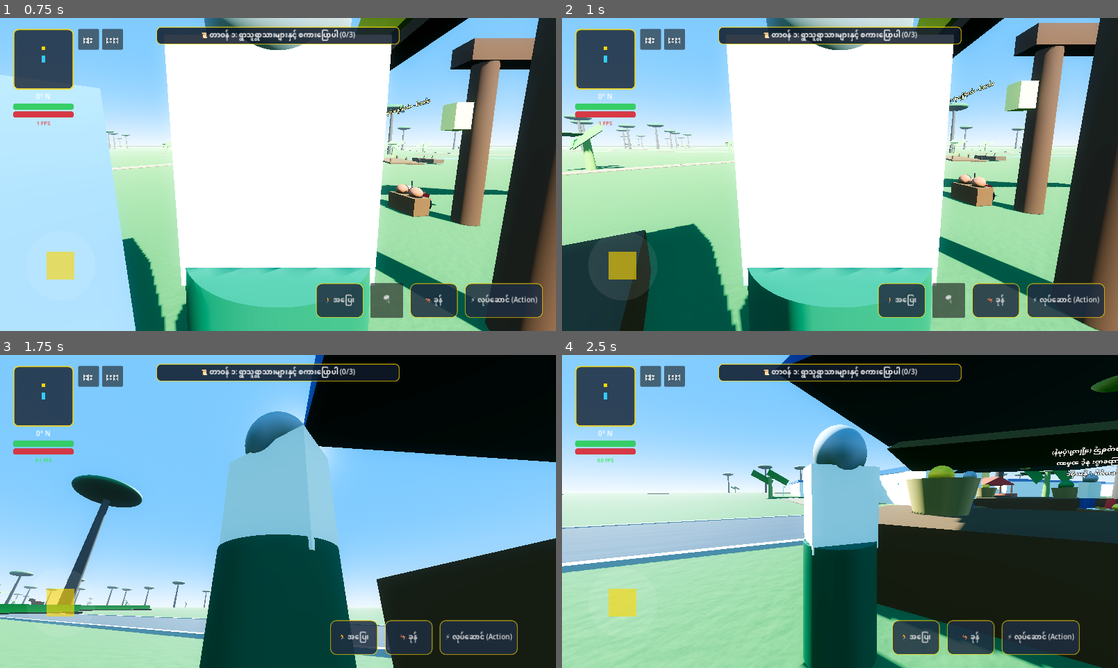
Above: before the commit, frames 1-4 (two rows, left to right).
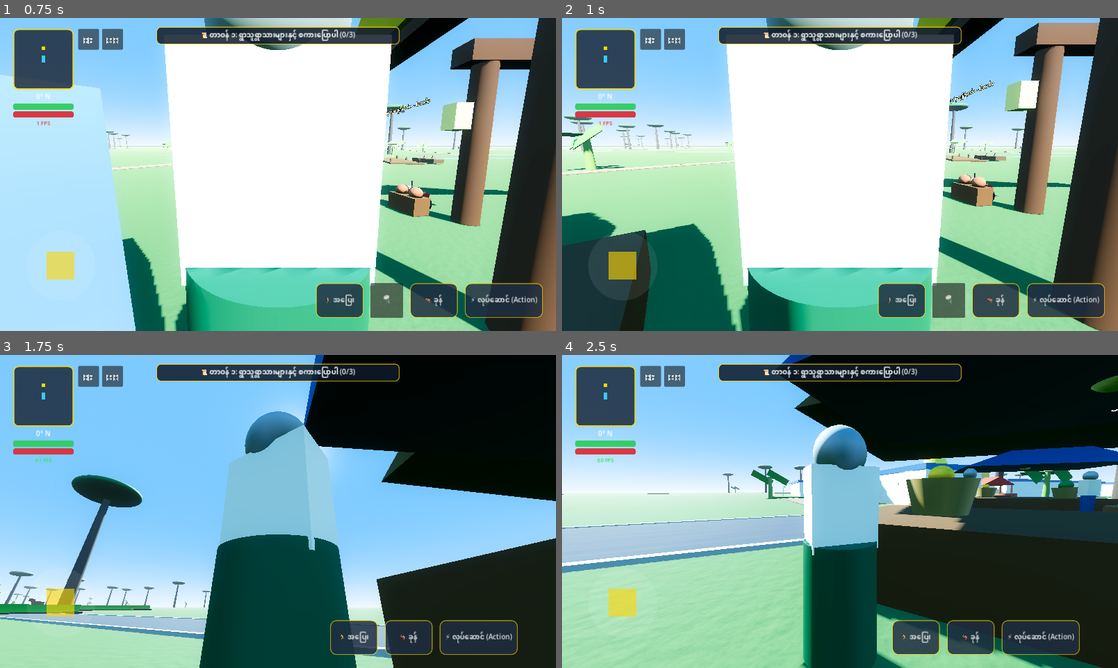
Above: after the commit, the same moments.

Repository: sudohlaingwin/gta-open-world
Game: Godot game, scene res://scenes/main_menu.tscn
Two runs of this game, one before a commit and one after it. Both use one fixed random seed, a clock stepped at 60 frames per second and the inputs below.
Inputs (mouse positions are in pixels of both pictures, inside the frame that each line leads up to):
- Up to frame 1 (0.75 s): click "🎮 အသစ်စတင်မည် (New Game)" at 0.5 s
- Up to frame 2 (1 s): no input
- Up to frame 3 (1.75 s): drag from (66, 611) to (333, 442) at 1.27 s
- Up to frame 4 (2.5 s): drag from (728, 527) to (812, 574) at 2.02 s

Frame 1 is identical in both runs. In frame 2, 0.8% of the frame differs, in the area x 0-10%, y 62-73%; in frame 3, 3.4%; in frame 4, 4.1%, in the area x 41-100%, y 12-52%.

Commit message:
feat(slice-155): grand teashop pavilion (14.8m) scaling overhaul

Diff:
--- a/scenes/myanmar_teashop.tscn
+++ b/scenes/myanmar_teashop.tscn
@@ -3,66 +3,68 @@
 [ext_resource type="Script" path="res://scripts/village_lantern_controller.gd" id="1_lantern"]
 
 [sub_resource type="BoxShape3D" id="BoxShape3D_floor"]
-size = Vector3(10.2, 0.4, 8.0)
+size = Vector3(14.8, 0.5, 11.5)
 
 [sub_resource type="CylinderShape3D" id="CylinderShape3D_post_fl"]
-top_radius = 0.22
-bottom_radius = 0.22
-height = 4.4
+top_radius = 0.32
+bottom_radius = 0.32
+height = 6.2
 
 [sub_resource type="CylinderShape3D" id="CylinderShape3D_post_fr"]
-top_radius = 0.22
-bottom_radius = 0.22
-height = 4.4
+top_radius = 0.32
+bottom_radius = 0.32
+height = 6.2
 
 [sub_resource type="CylinderShape3D" id="CylinderShape3D_post_bl"]
-top_radius = 0.22
-bottom_radius = 0.22
-height = 4.4
+top_radius = 0.32
+bottom_radius = 0.32
+height = 6.2
 
 [sub_resource type="CylinderShape3D" id="CylinderShape3D_post_br"]
-top_radius = 0.22
-bottom_radius = 0.22
-height = 4.4
+top_radius = 0.32
+bottom_radius = 0.32
+height = 6.2
 
 [sub_resource type="BoxMesh" id="BoxMesh_floor"]
-size = Vector3(10.2, 0.4, 8.0)
+size = Vector3(14.8, 0.5, 11.5)
 
 [sub_resource type="StandardMaterial3D" id="StandardMaterial3D_floor_wood"]
 albedo_color = Color(0.38, 0.24, 0.14, 1)
+roughness = 0.85
 
 [sub_resource type="PrismMesh" id="PrismMesh_roof"]
 left_to_right = 0.5
-size = Vector3(11.0, 2.6, 9.0)
+size = Vector3(16.0, 3.8, 12.8)
 
 [sub_resource type="StandardMaterial3D" id="StandardMaterial3D_roof_thatch"]
 albedo_color = Color(0.45, 0.38, 0.24, 1)
 
 [sub_resource type="CylinderMesh" id="CylinderMesh_table"]
-top_radius = 1.0
-bottom_radius = 1.0
-height = 0.75
+top_radius = 1.35
+bottom_radius = 1.35
+height = 0.85
 
 [sub_resource type="StandardMaterial3D" id="StandardMaterial3D_table"]
 albedo_color = Color(0.52, 0.32, 0.16, 1)
+roughness = 0.8
 
 [sub_resource type="CylinderMesh" id="CylinderMesh_flask"]
-top_radius = 0.12
-bottom_radius = 0.18
-height = 0.55
+top_radius = 0.16
+bottom_radius = 0.24
+height = 0.72
 
 [sub_resource type="StandardMaterial3D" id="StandardMaterial3D_tin_flask"]
 albedo_color = Color(0.85, 0.20, 0.18, 1)
 
 [sub_resource type="SphereMesh" id="SphereMesh_pot"]
-radius = 0.18
-height = 0.3
+radius = 0.25
+height = 0.42
 
 [sub_resource type="StandardMaterial3D" id="StandardMaterial3D_teapot"]
 albedo_color = Color(0.9, 0.75, 0.2, 1)
 
 [sub_resource type="BoxMesh" id="BoxMesh_stool"]
-size = Vector3(0.5, 0.45, 0.5)
+size = Vector3(0.65, 0.52, 0.65)
 
 [sub_resource type="StandardMaterial3D" id="StandardMaterial3D_stool_blue"]
 albedo_color = Color(0.15, 0.45, 0.85, 1)
@@ -71,140 +73,140 @@
 albedo_color = Color(0.82, 0.18, 0.14, 1)
 
 [sub_resource type="CylinderMesh" id="CylinderMesh_plate"]
-top_radius = 0.35
-bottom_radius = 0.32
-height = 0.06
+top_radius = 0.48
+bottom_radius = 0.45
+height = 0.08
 
 [sub_resource type="StandardMaterial3D" id="StandardMaterial3D_plate"]
 albedo_color = Color(0.92, 0.92, 0.90, 1)
 
 [sub_resource type="BoxMesh" id="BoxMesh_eclair"]
-size = Vector3(0.12, 0.08, 0.38)
+size = Vector3(0.16, 0.1, 0.52)
 
 [sub_resource type="StandardMaterial3D" id="StandardMaterial3D_snack"]
 albedo_color = Color(0.78, 0.52, 0.22, 1)
 
 [sub_resource type="SphereMesh" id="SphereMesh_lamp"]
-radius = 0.28
-height = 0.36
+radius = 0.38
+height = 0.5
 
 [sub_resource type="StandardMaterial3D" id="StandardMaterial3D_lamp"]
 albedo_color = Color(1.0, 0.92, 0.65, 1)
 emission_enabled = true
 emission = Color(1.0, 0.88, 0.50, 1)
-emission_energy_multiplier = 2.5
+emission_energy_multiplier = 2.8
 
 [node name="MyanmarTeaShop" type="StaticBody3D"]
 script = ExtResource("1_lantern")
 
 [node name="FloorCollision" type="CollisionShape3D" parent="."]
-transform = Transform3D(1, 0, 0, 0, 1, 0, 0, 0, 1, 0, 0.2, 0)
+transform = Transform3D(1, 0, 0, 0, 1, 0, 0, 0, 1, 0, 0.25, 0)
 shape = SubResource("BoxShape3D_floor")
 
 [node name="PostFL" type="CollisionShape3D" parent="."]
-transform = Transform3D(1, 0, 0, 0, 1, 0, 0, 0, 1, -4.6, 2.2, 3.6)
+transform = Transform3D(1, 0, 0, 0, 1, 0, 0, 0, 1, -6.8, 3.1, 5.2)
 shape = SubResource("CylinderShape3D_post_fl")
 
 [node name="PostFR" type="CollisionShape3D" parent="."]
-transform = Transform3D(1, 0, 0, 0, 1, 0, 0, 0, 1, 4.6, 2.2, 3.6)
+transform = Transform3D(1, 0, 0, 0, 1, 0, 0, 0, 1, 6.8, 3.1, 5.2)
 shape = SubResource("CylinderShape3D_post_fr")
 
 [node name="PostBL" type="CollisionShape3D" parent="."]
-transform = Transform3D(1, 0, 0, 0, 1, 0, 0, 0, 1, -4.6, 2.2, -3.6)
+transform = Transform3D(1, 0, 0, 0, 1, 0, 0, 0, 1, -6.8, 3.1, -5.2)
 shape = SubResource("CylinderShape3D_post_bl")
 
 [node name="PostBR" type="CollisionShape3D" parent="."]
-transform = Transform3D(1, 0, 0, 0, 1, 0, 0, 0, 1, 4.6, 2.2, -3.6)
+transform = Transform3D(1, 0, 0, 0, 1, 0, 0, 0, 1, 6.8, 3.1, -5.2)
 shape = SubResource("CylinderShape3D_post_br")
 
 [node name="VisualMesh" type="Node3D" parent="."]
 
 [node name="Floor" type="MeshInstance3D" parent="VisualMesh"]
-transform = Transform3D(1, 0, 0, 0, 1, 0, 0, 0, 1, 0, 0.2, 0)
+transform = Transform3D(1, 0, 0, 0, 1, 0, 0, 0, 1, 0, 0.25, 0)
 mesh = SubResource("BoxMesh_floor")
 surface_material_override/0 = SubResource("StandardMaterial3D_floor_wood")
 
 [node name="Roof" type="MeshInstance3D" parent="VisualMesh"]
-transform = Transform3D(1, 0, 0, 0, 1, 0, 0, 0, 1, 0, 4.5, 0)
+transform = Transform3D(1, 0, 0, 0, 1, 0, 0, 0, 1, 0, 6.2, 0)
 mesh = SubResource("PrismMesh_roof")
 surface_material_override/0 = SubResource("StandardMaterial3D_roof_thatch")
 
 [node name="TeashopLamp" type="MeshInstance3D" parent="VisualMesh"]
-transform = Transform3D(1, 0, 0, 0, 1, 0, 0, 0, 1, 0, 3.8, 0)
+transform = Transform3D(1, 0, 0, 0, 1, 0, 0, 0, 1, 0, 5.2, 0)
 mesh = SubResource("SphereMesh_lamp")
 surface_material_override/0 = SubResource("StandardMaterial3D_lamp")
 
 [node name="TeashopLight" type="OmniLight3D" parent="VisualMesh"]
-transform = Transform3D(1, 0, 0, 0, 1, 0, 0, 0, 1, 0, 3.6, 0)
+transform = Transform3D(1, 0, 0, 0, 1, 0, 0, 0, 1, 0, 5.0, 0)
 light_color = Color(1.0, 0.88, 0.55, 1)
-light_energy = 2.8
-omni_range = 12.0
+light_energy = 3.2
+omni_range = 16.0
 
 [node name="Table1" type="MeshInstance3D" parent="VisualMesh"]
-transform = Transform3D(1, 0, 0, 0, 1, 0, 0, 0, 1, -2.6, 0.6, 0)
+transform = Transform3D(1, 0, 0, 0, 1, 0, 0, 0, 1, -3.8, 0.68, 0)
 mesh = SubResource("CylinderMesh_table")
 surface_material_override/0 = SubResource("StandardMaterial3D_table")
 
 [node name="Flask1" type="MeshInstance3D" parent="VisualMesh"]
-transform = Transform3D(1, 0, 0, 0, 1, 0, 0, 0, 1, -2.6, 1.15, 0.22)
+transform = Transform3D(1, 0, 0, 0, 1, 0, 0, 0, 1, -3.8, 1.45, 0.3)
 mesh = SubResource("CylinderMesh_flask")
 surface_material_override/0 = SubResource("StandardMaterial3D_tin_flask")
 
 [node name="Teapot1" type="MeshInstance3D" parent="VisualMesh"]
-transform = Transform3D(1, 0, 0, 0, 1, 0, 0, 0, 1, -2.6, 1.1, -0.22)
+transform = Transform3D(1, 0, 0, 0, 1, 0, 0, 0, 1, -3.8, 1.35, -0.3)
 mesh = SubResource("SphereMesh_pot")
 surface_material_override/0 = SubResource("StandardMaterial3D_teapot")
 
 [node name="Plate1" type="MeshInstance3D" parent="VisualMesh"]
-transform = Transform3D(1, 0, 0, 0, 1, 0, 0, 0, 1, -2.2, 0.98, 0.0)
+transform = Transform3D(1, 0, 0, 0, 1, 0, 0, 0, 1, -3.2, 1.15, 0.0)
 mesh = SubResource("CylinderMesh_plate")
 surface_material_override/0 = SubResource("StandardMaterial3D_plate")
 
 [node name="Snack1" type="MeshInstance3D" parent="VisualMesh"]
-transform = Transform3D(1, 0, 0, 0, 1, 0, 0, 0, 1, -2.2, 1.04, 0.0)
+transform = Transform3D(1, 0, 0, 0, 1, 0, 0, 0, 1, -3.2, 1.25, 0.0)
 mesh = SubResource("BoxMesh_eclair")
 surface_material_override/0 = SubResource("StandardMaterial3D_snack")
 
 [node name="Table2" type="MeshInstance3D" parent="VisualMesh"]
-transform = Transform3D(1, 0, 0, 0, 1, 0, 0, 0, 1, 2.6, 0.6, 0)
+transform = Transform3D(1, 0, 0, 0, 1, 0, 0, 0, 1, 3.8, 0.68, 0)
 mesh = SubResource("CylinderMesh_table")
 surface_material_override/0 = SubResource("StandardMaterial3D_table")
 
 [node name="Flask2" type="MeshInstance3D" parent="VisualMesh"]
-transform = Transform3D(1, 0, 0, 0, 1, 0, 0, 0, 1, 2.6, 1.15, 0.22)
+transform = Transform3D(1, 0, 0, 0, 1, 0, 0, 0, 1, 3.8, 1.45, 0.3)
 mesh = SubResource("CylinderMesh_flask")
 surface_material_override/0 = SubResource("StandardMaterial3D_tin_flask")
 
 [node name="Stool1A" type="MeshInstance3D" parent="VisualMesh"]
-transform = Transform3D(1, 0, 0, 0, 1, 0, 0, 0, 1, -3.5, 0.42, 0)
+transform = Transform3D(1, 0, 0, 0, 1, 0, 0, 0, 1, -5.2, 0.52, 0)
 mesh = SubResource("BoxMesh_stool")
 surface_material_override/0 = SubResource("StandardMaterial3D_stool_blue")
 
 [node name="Stool1B" type="MeshInstance3D" parent="VisualMesh"]
-transform = Transform3D(1, 0, 0, 0, 1, 0, 0, 0, 1, -1.7, 0.42, 0)
+transform = Transform3D(1, 0, 0, 0, 1, 0, 0, 0, 1, -2.4, 0.52, 0)
 mesh = SubResource("BoxMesh_stool")
 surface_material_override/0 = SubResource("StandardMaterial3D_stool_blue")
 
 [node name="Stool2A" type="MeshInstance3D" parent="VisualMesh"]
-transform = Transform3D(1, 0, 0, 0, 1, 0, 0, 0, 1, 1.7, 0.42, 0)
+transform = Transform3D(1, 0, 0, 0, 1, 0, 0, 0, 1, 2.4, 0.52, 0)
 mesh = SubResource("BoxMesh_stool")
 surface_material_override/0 = SubResource("StandardMaterial3D_stool_red")
 
 [node name="Stool2B" type="MeshInstance3D" parent="VisualMesh"]
-transform = Transform3D(1, 0, 0, 0, 1, 0, 0, 0, 1, 3.5, 0.42, 0)
+transform = Transform3D(1, 0, 0, 0, 1, 0, 0, 0, 1, 5.2, 0.52, 0)
 mesh = SubResource("BoxMesh_stool")
 surface_material_override/0 = SubResource("StandardMaterial3D_stool_red")
 
 [node name="Signboard" type="Label3D" parent="."]
-transform = Transform3D(1, 0, 0, 0, 1, 0, 0, 0, 1, 0, 3.6, 3.9)
+transform = Transform3D(1, 0, 0, 0, 1, 0, 0, 0, 1, 0, 5.2, 5.6)
 text = "ရွှေမင်္ဂလာ လက်ဖက်ရည်ဆိုင်"
-font_size = 38
+font_size = 48
+outline_size = 14
+modulate = Color(1, 0.85, 0.2, 1)
+
+[node name="MenuBoard" type="Label3D" parent="."]
+transform = Transform3D(1, 0, 0, 0, 1, 0, 0, 0, 1, 0, 3.8, -5.5)
+text = "• လက်ဖက်ရည် (ချိုကျ/ပုံမှန်)\n• အီကြာကွေး နှင့် ဆမူဆာ\n• ကော်ဖီ / နို့မလိုင်"
+font_size = 36
 outline_size = 10
-modulate = Color(1, 0.85, 0.2, 1)
-
-[node name="MenuBoard" type="Label3D" parent="."]
-transform = Transform3D(1, 0, 0, 0, 1, 0, 0, 0, 1, 0, 2.5, -3.8)
-text = "• လက်ဖက်ရည် (ချိုကျ/ပုံမှန်)\n• အီကြာကွေး နှင့် ဆမူဆာ\n• ကော်ဖီ / နို့မလိုင်"
-font_size = 28
-outline_size = 8
 modulate = Color(0.95, 0.95, 0.85, 1)
Not shown, changed: COLLAB.md
